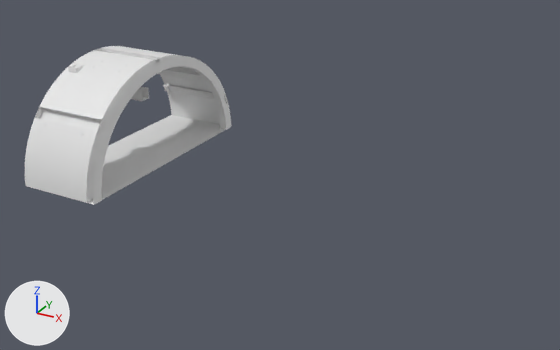
What one commit did to the Blender file 3_Blend_Files/Environment.blend.
Rendered twice from a 50 mm camera at (28.6, -36.8, 19.3) aimed at (8.8, -0.8, 1.3). Lighting does not change. The marker at lower left points along +X, +Y and +Z. The picture after the commit comes second. The same objects are shown in both versions, whatever each file hides.

Objects in the first picture: 'Bunker_Detailed_Module'.
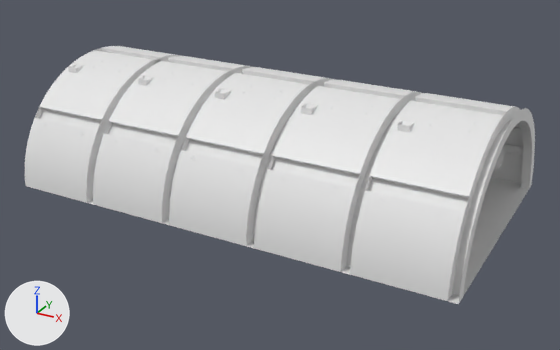
Pixel boxes (x1, y1, x2, y2) of what changed, in the pictures (560 x 350 px):
'Bunker_Detailed_Module', modifiers changed (147% wider, 62% taller)
    before: (25, 46, 231, 205)
    after: (25, 46, 535, 304)

The change in detail:
Object 'Bunker_Detailed_Module' (ob_bunker_detailed_module) has a ARRAY modifier named 'Array'.
On modifier 'Array' of object 'Bunker_Detailed_Module' (ob_bunker_detailed_module), count goes from 1 to 5.
